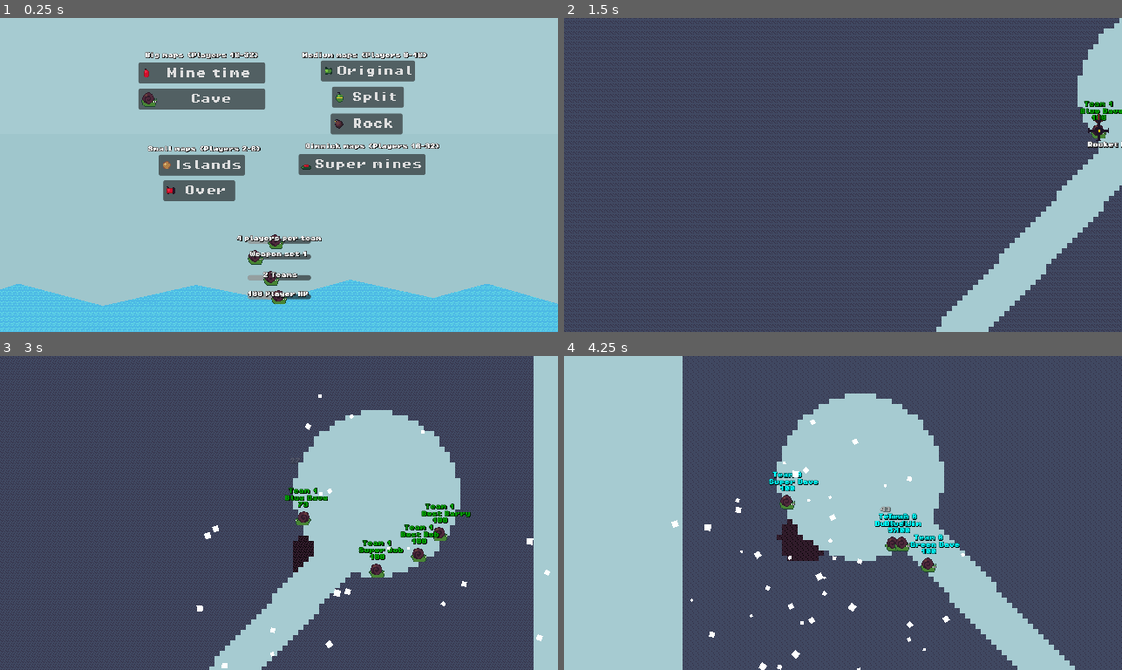
Above: before the commit, frames 1-4 (two rows, left to right).
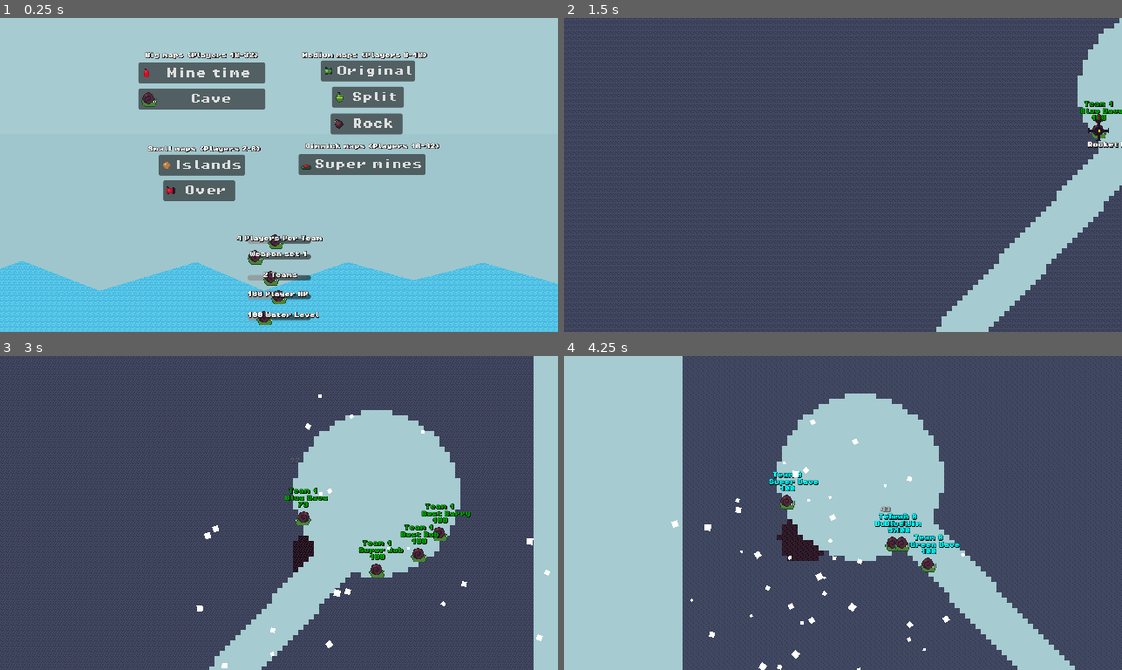
Above: after the commit, the same moments.

Repository: codingbanana21/Snail-Wars
Game: Godot game, scene res://scenes/menu.tscn
The game is run twice, just before and just after one commit, with the same random seed, the same clock (stepped at 60 frames per second) and the same inputs.
Inputs (mouse positions are in pixels of both pictures, inside the frame that each line leads up to):
- Up to frame 1 (0.25 s): no input
- Up to frame 2 (1.5 s): click "Mine time" at 0.5 s; tap Enter (skip) at 1.25 s; move the mouse to (870, 175) at 1.27 s; press the mouse at (870, 175) at 1.28 s; hold D (right) from 1.28 s (still down)
- Up to frame 3 (3 s): tap W (jump) at 1.52, 2.27 s; move the mouse to (251, 513) at 2.02 s; release the mouse at (251, 513) at 2.03 s; tap Mouse wheel down (last_weapon) at 2.1 s; move the mouse to (290, 506) at 2.77 s; release D (right) at 2.78 s; hold A (left) from 2.78 s (still down); tap Mouse wheel up (next_weapon) at 2.85 s
- Up to frame 4 (4.25 s): move the mouse to (837, 519) at 3.52 s; release A (left) at 3.53 s; hold D (right) from 3.53 s (still down); click (837, 519) at 3.6 s; tap W (jump) at 3.77 s

The runs differ from the first frame. In frame 1, 6.4% of the frame differs, in the area x 0-100%, y 69-100%; in frame 2, nothing differs; in frame 3, less than 0.1%; in frame 4, nothing differs.

Commit message:
Added water level

Diff:
--- a/maps/game.tscn
+++ b/maps/game.tscn
@@ -95,6 +95,7 @@
 script = ExtResource("1_paxxb")
 
 [node name="Image" type="Sprite2D" parent="." unique_id=2045054409]
+visible = false
 position = Vector2(0, 112)
 
 [node name="Map" type="TileMapLayer" parent="." unique_id=1448595652]
@@ -108,11 +109,11 @@
 offset_bottom = 103.0
 color = Color(0.6007436, 0.75808835, 0.7835647, 0.5411765)
 
-[node name="Polygon2D" type="Polygon2D" parent="." unique_id=699509189]
+[node name="Water" type="Polygon2D" parent="." unique_id=699509189]
 texture_repeat = 2
 color = Color(1, 1, 1, 0.60784316)
 texture = ExtResource("3_uwjdf")
-polygon = PackedVector2Array(-1283, -74, -1192, -47, -1088, -65, -970, -37, -843, -59, -759, -27, -632, -65, -533, -29, -399, -74, -269, -40, -127, -72, -8, -48, 109, -80, 236, -52, 318, -74, 441, -39, 537, -89, 658, -48, 745, -72, 859, -67, 972, -34, 1070, -78, 1175, -52, 1215, -16, 1254, 679, -1315, 693)
+polygon = PackedVector2Array(-1277, -27, -1185, 10, -1098, -22, -983, 10, -859, -20, -730, 13, -618, -24, -528, 6, -393, -45, -274, 1, -127, -43, -23, 1, 105, -43, 206, -15, 312, -42, 440, -6, 541, -61, 661, -10, 739, -59, 851, -15, 955, -66, 1083, -12, 1175, -56, 1215, -16, 1254, 679, -1315, 693)
 
 [node name="Background" type="CanvasLayer" parent="." unique_id=234260886]
 layer = -100
--- a/scenes/menu.tscn
+++ b/scenes/menu.tscn
@@ -24,12 +24,11 @@
 offset_bottom = 162.0
 color = Color(0.6007436, 0.75808835, 0.7835647, 0.5411765)
 
-[node name="Polygon2D" type="Polygon2D" parent="." unique_id=68919631]
+[node name="Water" type="Polygon2D" parent="." unique_id=194337542]
 texture_repeat = 2
-position = Vector2(0, 64)
 color = Color(1, 1, 1, 0.60784316)
 texture = ExtResource("2_i42df")
-polygon = PackedVector2Array(-1283, -74, -1192, -47, -1088, -65, -970, -37, -843, -59, -759, -27, -632, -65, -533, -29, -399, -74, -269, -40, -127, -72, -8, -48, 109, -80, 236, -52, 318, -74, 441, -39, 537, -89, 658, -48, 745, -72, 859, -67, 972, -34, 1070, -78, 1175, -52, 1215, -16, 1254, 679, -1315, 693)
+polygon = PackedVector2Array(-1277, -27, -1185, 10, -1098, -22, -983, 10, -859, -20, -730, 13, -618, -24, -528, 6, -393, -45, -274, 1, -127, -43, -23, 1, 105, -43, 206, -15, 312, -42, 440, -6, 541, -61, 661, -10, 739, -59, 851, -15, 955, -66, 1083, -12, 1175, -56, 1215, -16, 1254, 679, -1315, 693)
 
 [node name="Maps" type="Node" parent="." unique_id=965240370]
 
@@ -177,7 +176,7 @@
 offset_right = 195.0
 offset_bottom = -67.0
 scale = Vector2(0.5, 0.5)
-text = "4 players per team"
+text = "4 Players Per Team"
 label_settings = ExtResource("3_mxgkd")
 metadata/_edit_use_anchors_ = true
 
@@ -253,6 +252,30 @@
 offset_bottom = 18.0
 scale = Vector2(0.5, 0.5)
 text = "100 Player HP"
+label_settings = ExtResource("3_mxgkd")
+metadata/_edit_use_anchors_ = true
+
+[node name="WaterLevelHSlider" type="HSlider" parent="Settings" unique_id=1434262133]
+unique_name_in_owner = true
+offset_left = -48.0
+offset_top = 30.0
+offset_right = 49.0
+offset_bottom = 54.0
+theme_override_icons/grabber = ExtResource("14_g54pe")
+theme_override_icons/grabber_highlight = ExtResource("5_3dmrc")
+max_value = 500.0
+value = 100.0
+rounded = true
+metadata/_edit_use_anchors_ = true
+
+[node name="WaterLevelLabel" type="Label" parent="Settings" unique_id=428435350]
+unique_name_in_owner = true
+offset_left = -49.0
+offset_top = 34.0
+offset_right = 139.0
+offset_bottom = 50.0
+scale = Vector2(0.5, 0.5)
+text = "0 Water Level"
 label_settings = ExtResource("3_mxgkd")
 metadata/_edit_use_anchors_ = true
 
--- a/scripts/Globals.gd
+++ b/scripts/Globals.gd
@@ -5,6 +5,7 @@
 var players_in_team: int = 4
 var number_of_teams: int = 2
 var player_hp: int = 100
+var water_level: int = -100
 var teams_weapons: Array[Array]
 var map: String
 
--- a/scripts/game.gd
+++ b/scripts/game.gd
@@ -3,6 +3,7 @@
 
 @onready var map: TileMapLayer = $Map
 @onready var image: Sprite2D = $Image
+@onready var water: Polygon2D = $Water
 
 
 func _ready() -> void:
@@ -10,6 +11,10 @@
 	image.texture = load("res://maps/map_"+Globals.map+".png")
 	make_map()
 	Globals.next_player()
+
+
+func _process(delta: float) -> void:
+	water.global_position.y = Globals.water_level
 
 
 func make_map():
--- a/scripts/menu.gd
+++ b/scripts/menu.gd
@@ -9,10 +9,12 @@
 @onready var teams_label: Label = %TeamsLabel
 @onready var player_hph_slider: HSlider = %PlayerHPHSlider
 @onready var player_hp_label: Label = %PlayerHPLabel
+@onready var water_level_h_slider: HSlider = %WaterLevelHSlider
+@onready var water_level_label: Label = %WaterLevelLabel
 
 
 func _process(delta: float) -> void:
-	per_team_label.text = str(int(per_team_h_slider.value)) + " players per team"
+	per_team_label.text = str(int(per_team_h_slider.value)) + " Players Per Team"
 	Globals.players_in_team = int(per_team_h_slider.value)
 
 	teams_label.text = str(int(teams_h_slider.value)) + " Teams"
@@ -20,6 +22,9 @@
 
 	player_hp_label.text = str(int(player_hph_slider.value)) + " Player HP"
 	Globals.player_hp = int(player_hph_slider.value)
+
+	water_level_label.text = str(int(water_level_h_slider.value)) + " Water Level"
+	Globals.water_level = -int(water_level_h_slider.value)
 
 	weapons_label.text = "Weapon set "+str(int(weapons_h_slider.value))
 
--- a/scripts/player.gd
+++ b/scripts/player.gd
@@ -51,7 +51,7 @@
 		snail.flip_h = false
 
 	# skip dead player
-	if (dead or global_position.y >= 0) and player_turn_part != 0:
+	if (dead or global_position.y >= Globals.water_level) and player_turn_part != 0:
 		player_turn_part = 0
 		hp = 0
 		Globals.next_player(true)
--- a/scripts/projectile.gd
+++ b/scripts/projectile.gd
@@ -53,7 +53,7 @@
 
 
 func _physics_process(delta: float) -> void:
-	if global_position.y >= 0:
+	if global_position.y >= Globals.water_level:
 		explode(true)
 		return
 
